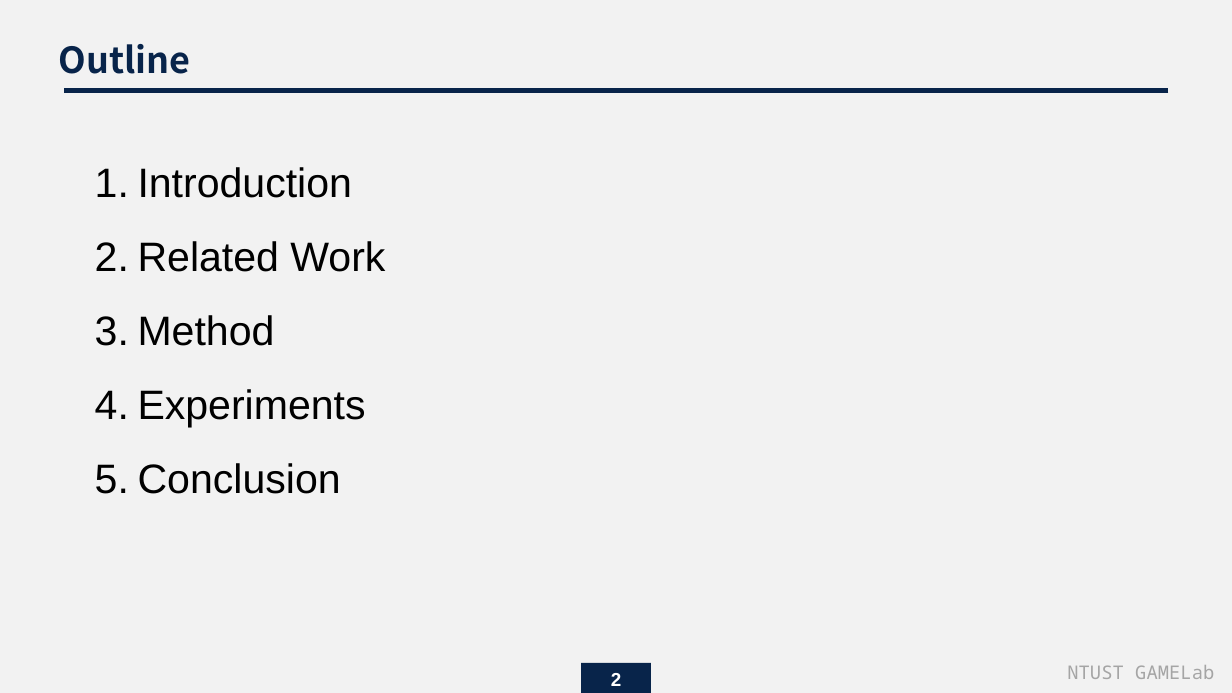
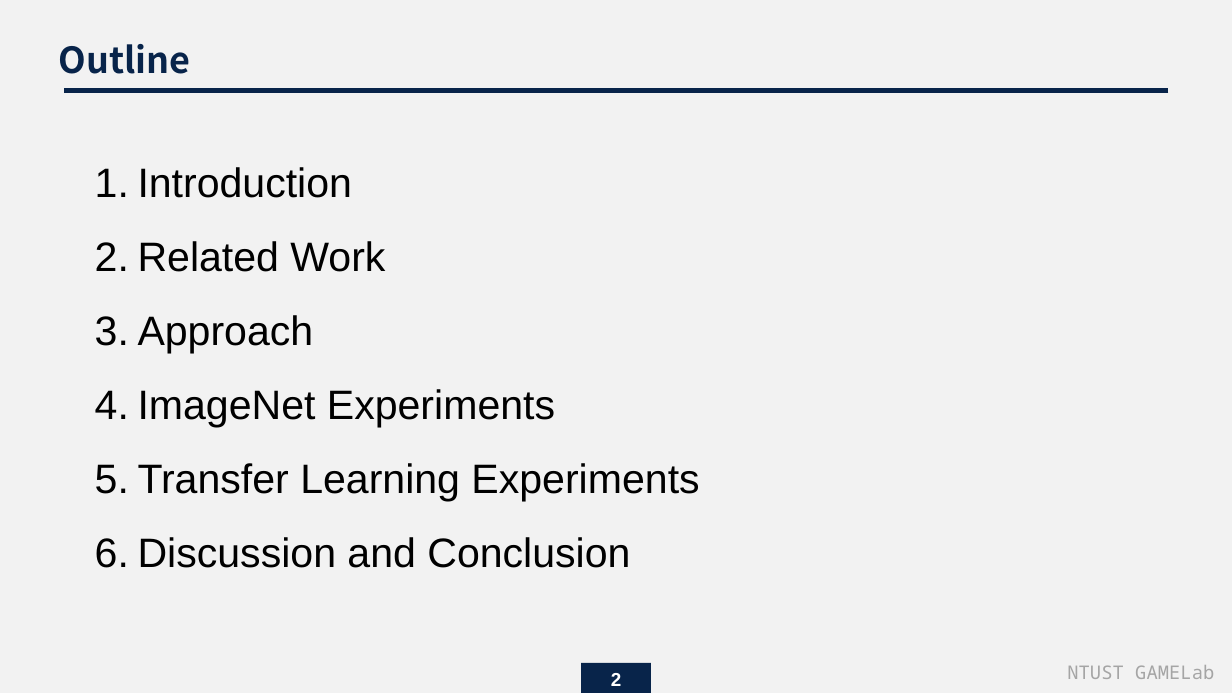
Before and after one commit to endman100/paper-, a slide deck: slide 2 of Masked Autoencoders Are Scalable Vision Learners.pptx. Drawn at 1232x693 pixels with LibreOffice and Linux fonts; fonts in the diff are those of the drawing. Boxes give left, top, right and bottom in pixels: in the first picture for what was removed or moved away, otherwise in the second. Text is boxed around its words. In the diff, an @@ line names an element or a change of style, - is before the commit and + after.

```diff
--- a/Masked Autoencoders Are Scalable Vision Learners.pptx
+++ b/Masked Autoencoders Are Scalable Vision Learners.pptx
@@ text at (x1=138, y1=315, x2=699, y2=568): text changed @@
-3. Method
-4. Experiments
-5. Conclusion
+3. Approach
+4. ImageNet Experiments
+5. Transfer Learning Experiments
+6. Discussion and Conclusion
```
Also in this commit, not shown: 1 other slide changed, 11 slides added.
